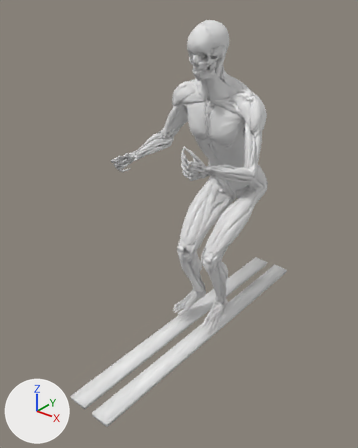
The glTF model public/models/anatomy.glb: old version first, new version second.
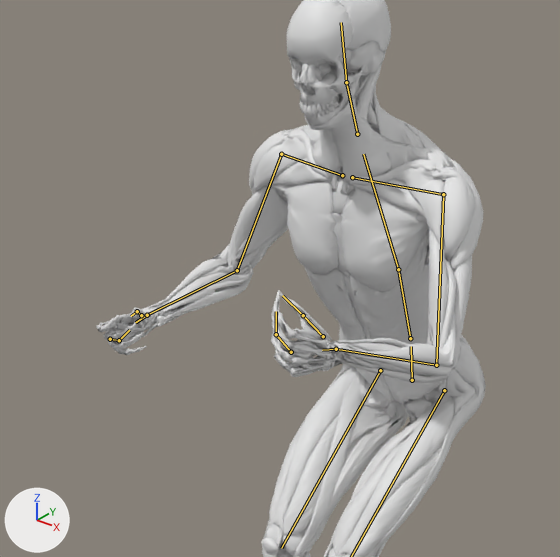
Each version appears first whole from a camera (50 mm lens) standing at (1.29, -2.03, 1.68) and looking at (-0.04, -0.37, 0.65), and next in a close-up on the part from 20% to 83% of the width and 6% to 57% of the height. The lights are fixed; the arrows at lower left show +X, +Y and +Z. The first two pictures are the older version. Both versions are drawn at frame 1 of the action 'stork-turns/moderate'; the numbers are the values there. The bones that change, and the others that lie on the model, are drawn over the model as lines in the close-ups.
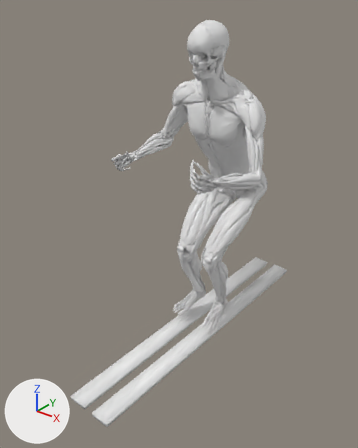
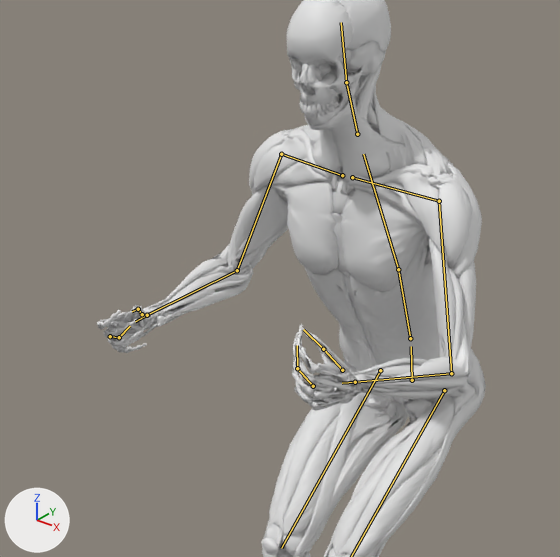
Where the change shows, as pixel boxes (x1, y1, x2, y2) in the close-ups (560 x 557 px):
```json
{"object": "Mesh_55", "change": "posed", "before": [98, 71, 486, 557], "after": [98, 71, 486, 557]}
{"object": "Mesh_0", "change": "posed", "before": [96, 0, 461, 557], "after": [97, 0, 454, 557]}
{"object": "Mesh_76", "change": "posed", "before": [373, 85, 454, 172], "after": [373, 85, 453, 179], "on screen": "8% taller"}
{"object": "Mesh_9", "change": "posed", "before": [428, 229, 448, 347], "after": [429, 237, 455, 359], "on screen": "29% wider"}
{"object": "Mesh_7", "change": "posed", "before": [393, 167, 445, 257], "after": [390, 172, 448, 266], "on screen": "11% wider"}
{"object": "Mesh_21", "change": "posed", "before": [277, 300, 411, 371], "after": [297, 336, 427, 404]}
{"object": "Mesh_78", "change": "posed", "before": [453, 256, 472, 345], "after": [458, 261, 476, 351]}
{"bone": "scapula.L", "before": "(352, 177) to (443, 194)", "after": "(352, 177) to (439, 201)"}
{"bone": "upper_arm.L", "before": "(443, 194) to (436, 365)", "after": "(439, 201) to (451, 373)"}
{"bone": "hand.L", "before": "(336, 349) to (322, 350)", "after": "(355, 382) to (342, 383)"}
{"bone": "hand.R", "before": "(147, 315) to (135, 322)", "after": "(147, 315) to (135, 321)"}
```

Edits to the scene script, one JSON object a line:
```json
{"block": "bone_scapula_l", "where": "bone_scapula_l = bpy.data.objects['rig'].pose.bones['scapula.L']  # child of 'chest'"}
{"op": "set", "path": "bone_scapula_l.rotation_quaternion", "old": "(-0.994, 0.006, -0.008, 0.107)", "new": "(-0.988, 0.009, -0.012, 0.155)", "note": "degrees (-1, 1, -12) -> degrees (-1, 1, -18)"}
{"block": "bone_upper_arm_l", "where": "bone_upper_arm_l = bpy.data.objects['rig'].pose.bones['upper_arm.L']  # child of 'scapula.L'"}
{"op": "set", "path": "bone_upper_arm_l.rotation_quaternion", "old": "(-0.889, 0.378, 0.02, 0.259)", "new": "(-0.917, 0.293, 0.078, 0.26)", "note": "degrees (-43, -13, -27) -> degrees (-31, -17, -27)"}
{"block": "bone_hand_l", "where": "bone_hand_l = bpy.data.objects['rig'].pose.bones['hand.L']  # child of 'forearm.L'"}
{"op": "set", "path": "bone_hand_l.rotation_quaternion", "old": "(0.745, 0.171, 0.643, -0.048)", "new": "(0.751, 0.119, 0.641, -0.103)", "note": "degrees (59, 77, 41) -> degrees (17, 81, -1)"}
{"block": "bone_hand_r", "where": "bone_hand_r = bpy.data.objects['rig'].pose.bones['hand.R']  # child of 'forearm.R'"}
{"op": "set", "path": "bone_hand_r.rotation_quaternion", "old": "(0.704, 0.176, -0.686, 0.048)", "new": "(0.714, 0.153, -0.68, 0.07)", "note": "degrees (91, -79, -73) -> degrees (77, -83, -59)"}
```
